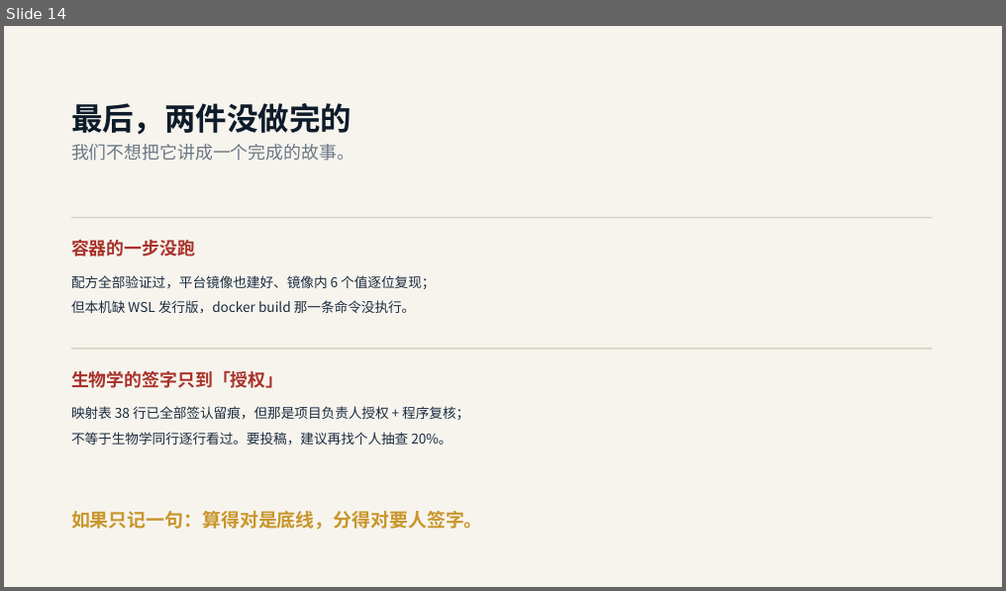
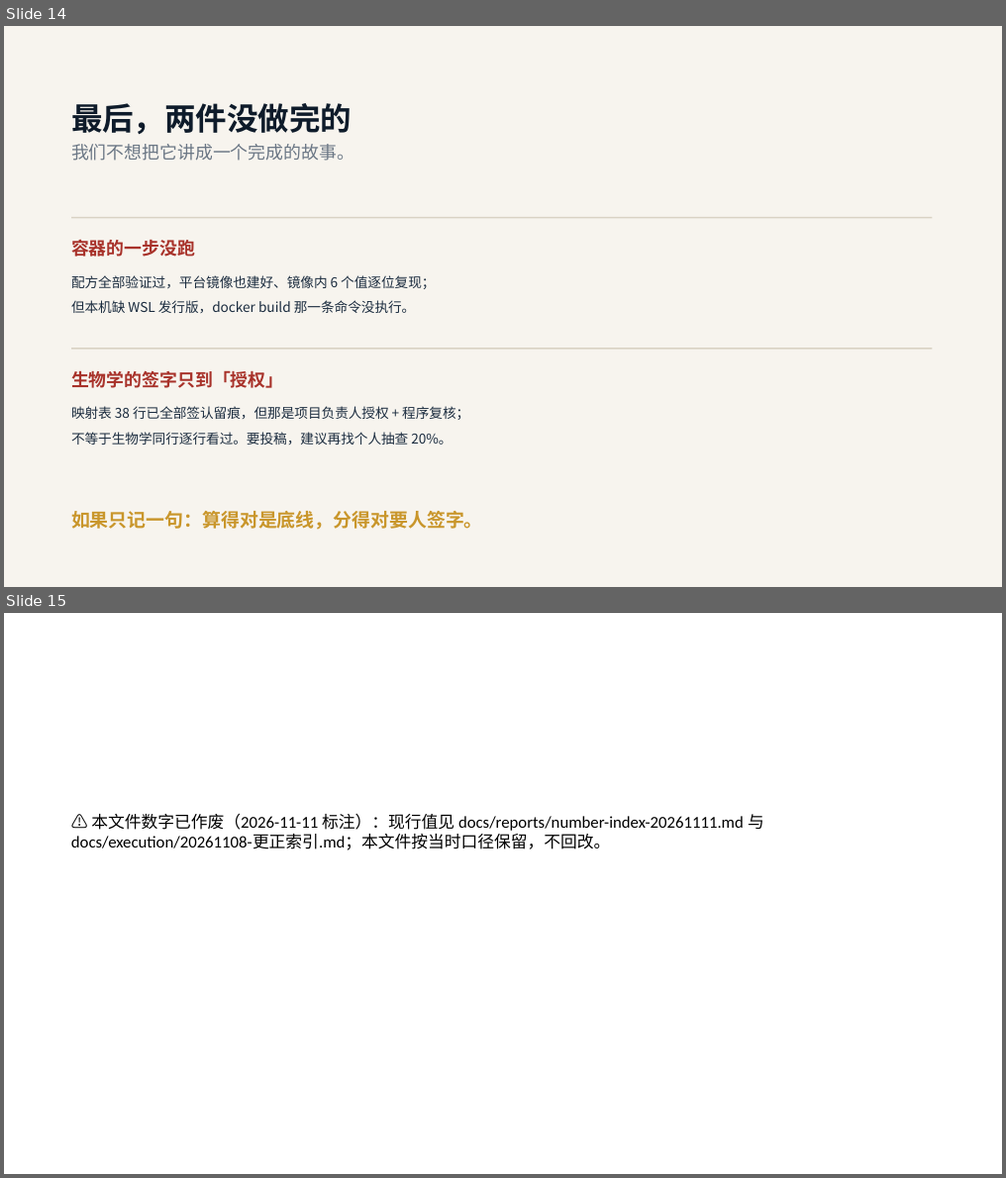
Before and after one commit to bernis-web/course5-prep, a slide deck: deliverables/课题5-汇报-讲故事版-20261110.pptx. Shown one above the other, each under a label of ours: slide 14 before the commit, slides 14 and 15 after it. The pictures are 1006x591 and 1006x1178 pixels, drawn with LibreOffice and Linux fonts; fonts in the diff are those of the drawing. Boxes give left, top, right and bottom in pixels: in the first picture for what was removed or moved away, otherwise in the second. Text is boxed around its words. In the diff, an @@ line names an element or a change of style, - is before the commit and + after.

Commit message:
﻿六条战线闭环：全仓作废数字处置 / v4-v5 设计对照 / 数字溯源 28/28 / 干净解释器 30/30

```diff
--- a/deliverables/课题5-汇报-讲故事版-20261110.pptx
+++ b/deliverables/课题5-汇报-讲故事版-20261110.pptx
@@ slide 15 added at box(4, 613, 1002, 1174), background #FFFFFF @@
@@ text added at box(71, 813, 764, 851), 16 pt, text #000000 @@
+⚠️ 本文件数字已作废（2026-11-11 标注）：现行值见 docs/reports/number-index-20261111.md 与 docs/execution/20261108-更正索引.md；本文件按当时口径保留，不回改。
```
Also in this commit, not shown: 47 other files.
